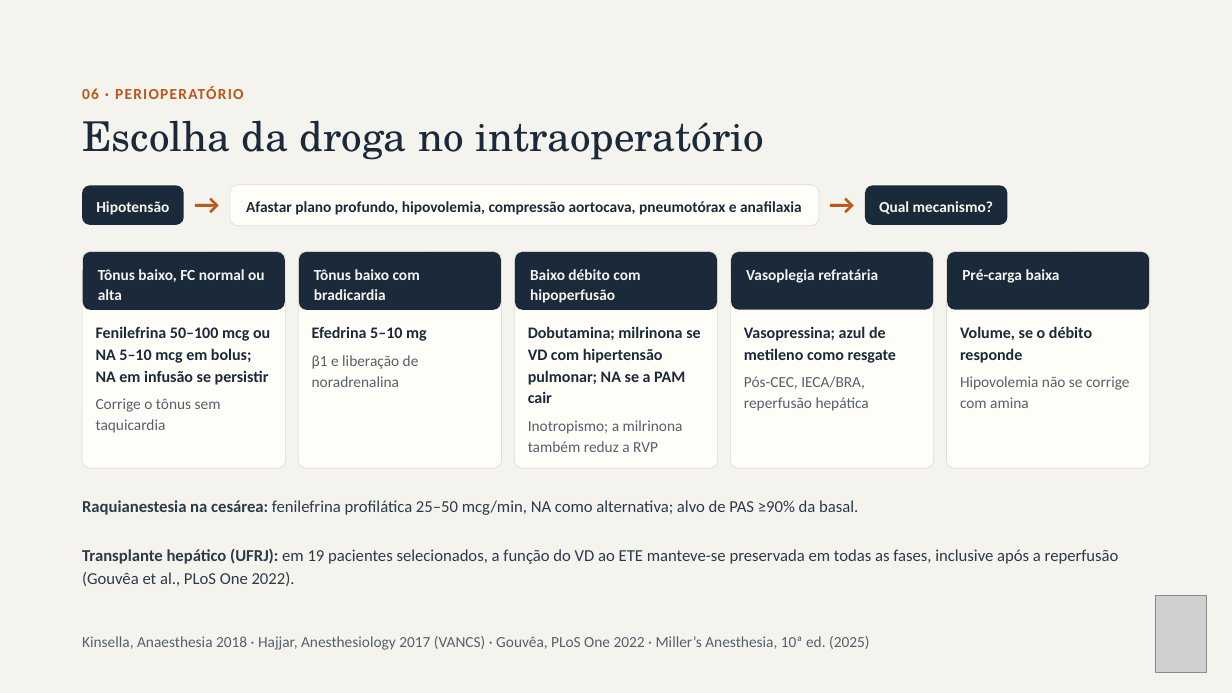
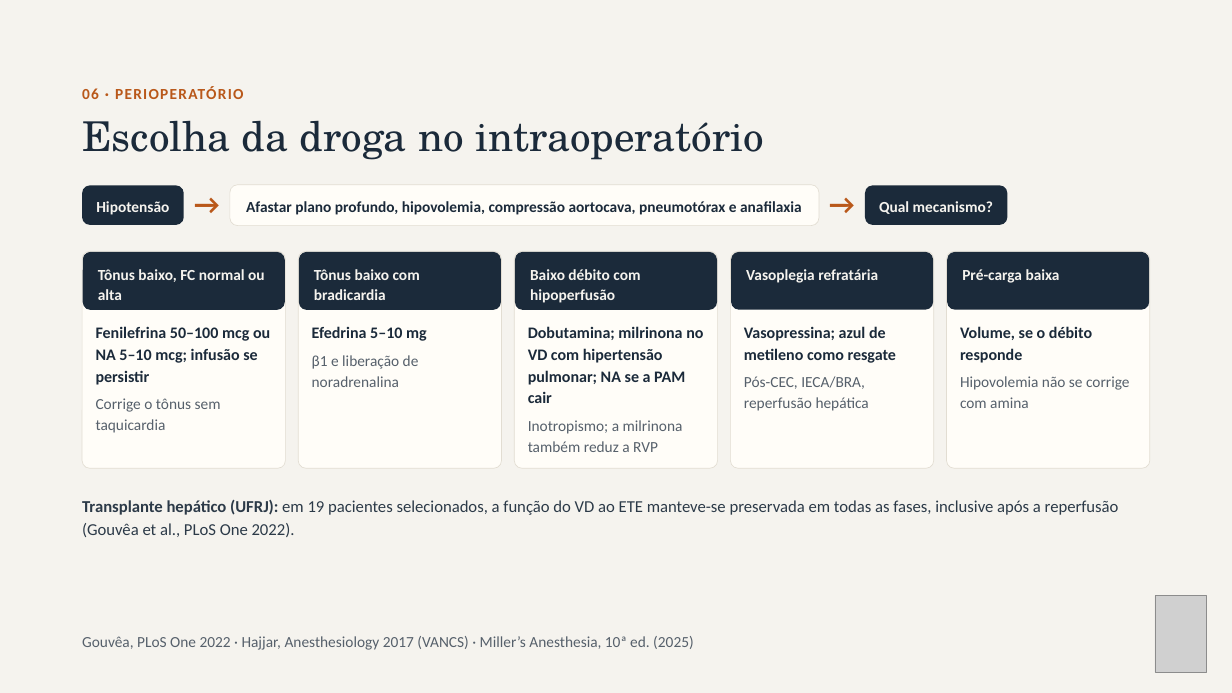
Before and after one commit to brunomoraesdubois-bit/Bruno, a slide deck: slide 16 of apresentacao/Aminas_Vasoativas.pptx (slide 17 before the commit). Drawn at 1232x693 pixels with LibreOffice and Linux fonts; fonts in the diff are those of the drawing; grey boxes stand for pictures. Boxes give left, top, right and bottom in pixels: in the first picture for what was removed or moved away, otherwise in the second. Text is boxed around its words. In the diff, an @@ line names an element or a change of style, - is before the commit and + after.

```diff
--- a/apresentacao/Aminas_Vasoativas.pptx
+++ b/apresentacao/Aminas_Vasoativas.pptx
@@ text at bbox=[96, 326, 270, 385]: text changed @@
-Fenilefrina 50–100 mcg ou NA 5–10 mcg em bolus; NA em infusão se persistir
+Fenilefrina 50–100 mcg ou NA 5–10 mcg; infusão se persistir
@@ text at bbox=[528, 326, 703, 403]: text changed @@
-Dobutamina; milrinona se VD com hipertensão pulmonar; NA se a PAM cair
+Dobutamina; milrinona no VD com hipertensão pulmonar; NA se a PAM cair
@@ text "Transplante hepático (UFRJ): em 19 ...": place and size @@
-text "Transplante hepático (UFRJ): em 19 ..." at bbox=[82, 549, 1119, 586]
+text "Transplante hepático (UFRJ): em 19 ..." at bbox=[82, 500, 1119, 537]
@@ text removed at bbox=[82, 500, 858, 515] @@
-Raquianestesia na cesárea: fenilefrina profilática 25–50 mcg/min, NA como alternativa; alvo de PAS ≥90% da basal.
@@ text at bbox=[82, 636, 694, 650]: text changed @@
-Kinsella, Anaesthesia 2018 · Hajjar, Anesthesiology 2017 (VANCS) · Gouvêa, PLoS One 2022 · Miller’s Anesthesia, 10ª ed. (2025)
+Gouvêa, PLoS One 2022 · Hajjar, Anesthesiology 2017 (VANCS) · Miller’s Anesthesia, 10ª ed. (2025)
```
Also in this commit, not shown: 16 other slides changed, 26 other files.
